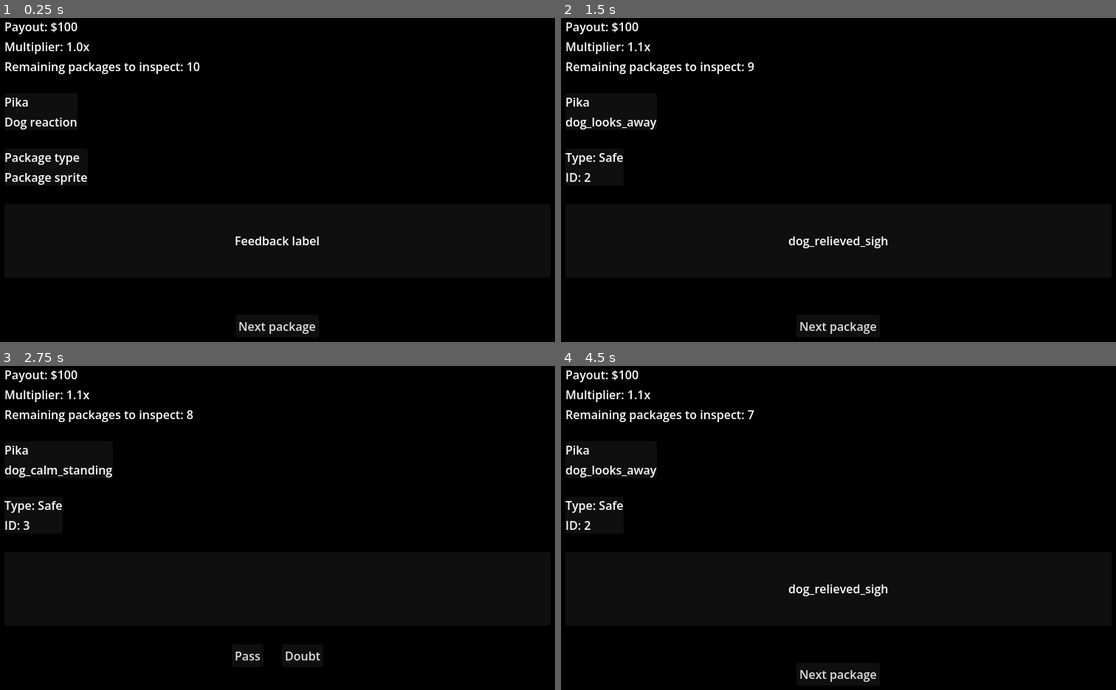
Above: before the commit, frames 1-4 (two rows, left to right).
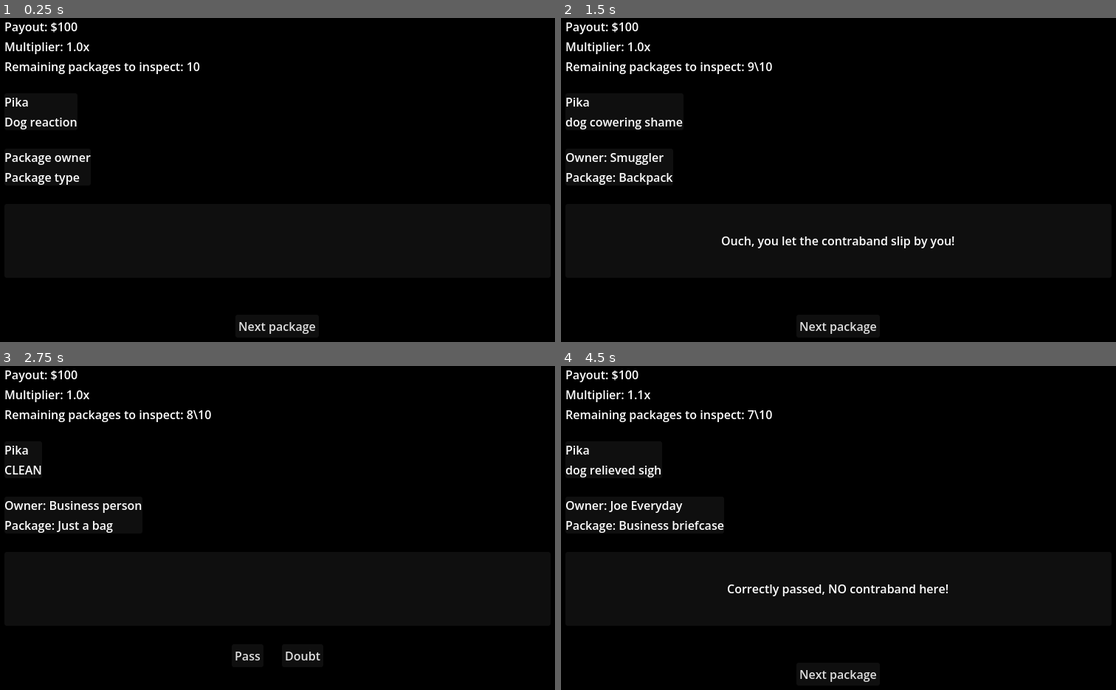
Above: after the commit, the same moments.

Repository: lukaMis/kennel-simulator
Game: Godot game, scene res://scenes/customs_inspector.tscn
The game is run twice, just before and just after one commit, with the same random seed, the same clock (stepped at 60 frames per second) and the same inputs. This scene is started directly instead of the project's main scene.
Inputs:
- Up to frame 1 (0.25 s): no input
- Up to frame 2 (1.5 s): click "Next package" at 0.5 s; click "Pass" at 1.25 s
- Up to frame 3 (2.75 s): click "Next package" at 2 s
- Up to frame 4 (4.5 s): click "Doubt" at 2.75 s; click "Next package" at 3.5 s; click "Pass" at 4.25 s

The runs differ from the first frame. In frame 1, 0.4% of the frame differs, in the area x 9-58%, y 41-71%; in frame 2, 1.5%; in frame 3, 1.0%; in frame 4, 1.6%, in the area x 0-70%, y 13-72%.

Commit message:
working on customs inspector mini game

Diff:
--- a/scenes/customs_inspector.tscn
+++ b/scenes/customs_inspector.tscn
@@ -79,15 +79,15 @@
 [node name="VBoxContainer" type="VBoxContainer" parent="MarginContainer/VBoxContainer/HBoxContainerPackageInfo/PanelContainerPackageUI" unique_id=346227769]
 layout_mode = 2
 
+[node name="LabelPackageOwner" type="Label" parent="MarginContainer/VBoxContainer/HBoxContainerPackageInfo/PanelContainerPackageUI/VBoxContainer" unique_id=1512596453]
+unique_name_in_owner = true
+layout_mode = 2
+text = "Package owner"
+
 [node name="LabelPackageType" type="Label" parent="MarginContainer/VBoxContainer/HBoxContainerPackageInfo/PanelContainerPackageUI/VBoxContainer" unique_id=565298253]
 unique_name_in_owner = true
 layout_mode = 2
 text = "Package type"
-
-[node name="LabelPackageSprite" type="Label" parent="MarginContainer/VBoxContainer/HBoxContainerPackageInfo/PanelContainerPackageUI/VBoxContainer" unique_id=1512596453]
-unique_name_in_owner = true
-layout_mode = 2
-text = "Package sprite"
 
 [node name="PanelContainerFeedbackArea" type="PanelContainer" parent="MarginContainer/VBoxContainer" unique_id=1787133763]
 custom_minimum_size = Vector2(0, 100)
@@ -96,7 +96,6 @@
 [node name="LabelFeedback" type="Label" parent="MarginContainer/VBoxContainer/PanelContainerFeedbackArea" unique_id=1108600437]
 unique_name_in_owner = true
 layout_mode = 2
-text = "Feedback label"
 horizontal_alignment = 1
 
 [node name="HBoxContainerActionButtons" type="HBoxContainer" parent="MarginContainer/VBoxContainer" unique_id=2098951492]
--- a/scripts/cargo_package.gd
+++ b/scripts/cargo_package.gd
@@ -2,13 +2,29 @@
 extends RefCounted
 
 var is_contraband: bool = false
-var contraband_type: String = "Safe"
+var contraband_type: String = ""
 var visual_sprite_id: int = 1
+var package_type: String = ""
+var package_type_options: Array = ["Business briefcase", "Duffle bag", "Just a bag", "Dog carrier", "Backpack", "School bag"]
+var package_owner: String = ""
+var package_owner_options: Array = ["Business person", "Family", "Shaddy guy", "Karen", "Smuggler", "Guy with turban", "Bored looking man", "Nervous looking woman", "Just some dude", "Joe Everyday", "Jone Doe", "Nervous person"]
+var outcome_reactions: Dictionary = {
+	"correct_seize": "Nice, you found and seized package with contraband!",
+	"correct_pass": "Correctly passed, NO contraband here!",
+	"wrong_seize": "You got it wrong buddy, this package is clean!",
+	"wrong_pass": "Ouch, you let the contraband slip by you!",
+}
 
 
 # The constructor runs automatically whenever CargoPackage.new() is called
 func _init() -> void:
 	visual_sprite_id = randi_range(1, 4)
+
+	package_type = package_type_options.pick_random()
+	print('package_type: ', package_type)
+
+	package_owner = package_owner_options.pick_random()
+	print('package_owner: ', package_owner)
 
 	if randf() < GameConstants.CUSTOMS_CONTRABAND_CHANCE:
 		is_contraband = true
--- a/scripts/customs_inspector.gd
+++ b/scripts/customs_inspector.gd
@@ -13,7 +13,7 @@
 @onready var label_dog_name: Label = %LabelDogName
 @onready var label_dog_reaction: Label = %LabelDogReaction
 @onready var label_package_type: Label = %LabelPackageType
-@onready var label_package_sprite: Label = %LabelPackageSprite
+@onready var label_package_owner: Label = %LabelPackageOwner
 @onready var label_feedback: Label = %LabelFeedback
 @onready var button_pass: Button = %ButtonPass
 @onready var button_doubt: Button = %ButtonInspect
@@ -91,11 +91,12 @@
 	current_package = CustomsInspectionManager.active_queue[0]
 
 	# Update UI with current package info
-	label_package_type.text = "Type: " + current_package.contraband_type
-	label_package_sprite.text = "ID: " + str(current_package.visual_sprite_id)
+	label_package_type.text = "Package: " + current_package.package_type
+	label_package_owner.text = "Owner: " + current_package.package_owner
 
 	# Update UI with current package queue info
-	label_remaining.text = "Remaining packages to inspect:" + " " + str(CustomsInspectionManager.active_queue.size())
+
+	label_remaining.text = "Remaining packages to inspect:" + " " + str(GameConstants.CUSTOMS_QUOTA) + "/" + str(CustomsInspectionManager.active_queue.size())
 
 	label_feedback.text = ""
 
@@ -107,7 +108,7 @@
 	CustomsInspectionManager.remove_inspected_package()
 
 	# Update UI with current package queue info
-	label_remaining.text = "Remaining packages to inspect:" + " " + str(CustomsInspectionManager.active_queue.size())
+	label_remaining.text = "Remaining packages to inspect: %s\\%s" % [str(CustomsInspectionManager.active_queue.size()), str(GameConstants.CUSTOMS_QUOTA)]
 
 	# Enable inspection buttons
 	_set_inspection_buttons_enabled(true)
@@ -136,19 +137,20 @@
 	current_dog.record_inspection_result(is_correct)
 
 	# Update confidence and UI
+	var outcome_key: String = ""
 	if is_correct:
 		synergy_multiplier += 0.1
 		label_multiplier.text = "Multiplier: " + str(snappedf(synergy_multiplier, 0.1)) + "x"
 		current_dog.increase_confidence()
-		var outcome_key = "correct_seize" if is_doubting else "correct_pass"
-		label_feedback.text = current_dog.outcome_reactions[outcome_key]
+		outcome_key = "correct_seize" if is_doubting else "correct_pass"
 	else:
 		synergy_multiplier = 1.0
 		label_multiplier.text = "Multiplier: 1.0x"
 		current_dog.decrease_confidence()
-		var outcome_key = "wrong_seize" if is_doubting else "wrong_pass"
-		label_feedback.text = current_dog.outcome_reactions[outcome_key]
+		outcome_key = "wrong_seize" if is_doubting else "wrong_pass"
 
+	label_dog_reaction.text = current_dog.outcome_reactions[outcome_key]
+	label_feedback.text = current_package.outcome_reactions[outcome_key]
 	button_next.show()
 
 
--- a/scripts/customs_staging_modal.gd
+++ b/scripts/customs_staging_modal.gd
@@ -57,11 +57,28 @@
 	# 2. Rebuild Selected Dog (Right Side)
 	_rebuild_selected_dog()
 
-	# REFACTORED: Start button is disabled if no dog is selected
+	# Start button is disabled if no dog is selected
 	button_start.disabled = (selected_dog == null)
 
 
 func _rebuild_roster() -> void:
+	# 1 Clear current Roster (Left Side)
+	for child in roster_list.get_children():
+		child.queue_free()
+
+	# 2 Rebuild Roster (Left Side)
+	var btn: Button = null
+	for dog in GlobalState.master_dog_roster:
+		# if energy is high enough end dog is NOT sleeping and it is NOT selected, add it to the list of available dogs for shift and make a button for it to add it to the work shift.
+		var is_selected = (selected_dog == dog)
+		if not dog.energy <= 20.0 and not dog.is_sleeping and not is_selected:
+			btn = Button.new()
+			btn.text = "%s (Energy: %d)" % [dog.name, dog.energy]
+			btn.pressed.connect(_on_roster_dog_selected.bind(dog))
+			roster_list.add_child(btn)
+
+
+func _rebuild_roster_orig() -> void:
 	# 1 Clear current Roster (Left Side)
 	for child in roster_list.get_children():
 		child.queue_free()
@@ -76,9 +93,9 @@
 		#Disable if exhausted, sleeping, OR already selected
 		if dog.energy < 20.0 or dog.is_sleeping or is_selected:
 			btn.disabled = true
+			#btn.visible = false
 			if is_selected:
 				btn.text += " (Selected)"
-
 		else:
 			btn.pressed.connect(_on_roster_dog_selected.bind(dog))
 
--- a/scripts/dog_resource.gd
+++ b/scripts/dog_resource.gd
@@ -16,16 +16,22 @@
 @export var total_dog_correct: int = 0
 @export var total_dog_wrong: int = 0
 # --- Mapping ---
+@export var tell_reactions_ORIG: Dictionary = {
+	1: { true: "dog subtle sniff", false: "dog looks away" },
+	2: { true: "dog alert posture", false: "dog calm standing" },
+	3: { true: "dog aggressive bark", false: "dog happy sit" },
+}
+# FOR DEBUGGING ONLY
 @export var tell_reactions: Dictionary = {
-	1: { true: "dog_subtle_sniff", false: "dog_looks_away" },
-	2: { true: "dog_alert_posture", false: "dog_calm_standing" },
-	3: { true: "dog_aggressive_bark", false: "dog_happy_sit" },
+	1: { true: "DIRTY", false: "CLEAN" },
+	2: { true: "DIRTY", false: "CLEAN" },
+	3: { true: "DIRTY", false: "CLEAN" },
 }
 @export var outcome_reactions: Dictionary = {
-	"correct_seize": "dog_excited_wag",
-	"correct_pass": "dog_relieved_sigh",
-	"wrong_seize": "dog_confused_tilt",
-	"wrong_pass": "dog_cowering_shame",
+	"correct_seize": "dog excited wag",
+	"correct_pass": "dog relieved sigh",
+	"wrong_seize": "dog confused tilt",
+	"wrong_pass": "dog cowering shame",
 }
 
 # --- Inspection Stats (Session) ---
